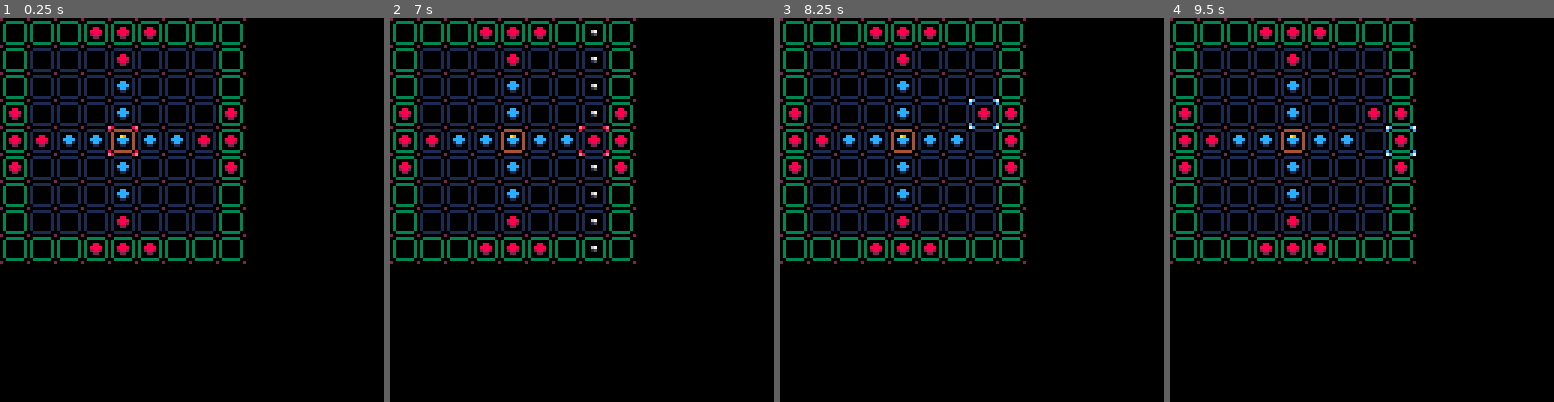
Above: before the commit, frames 1-4 (left to right).
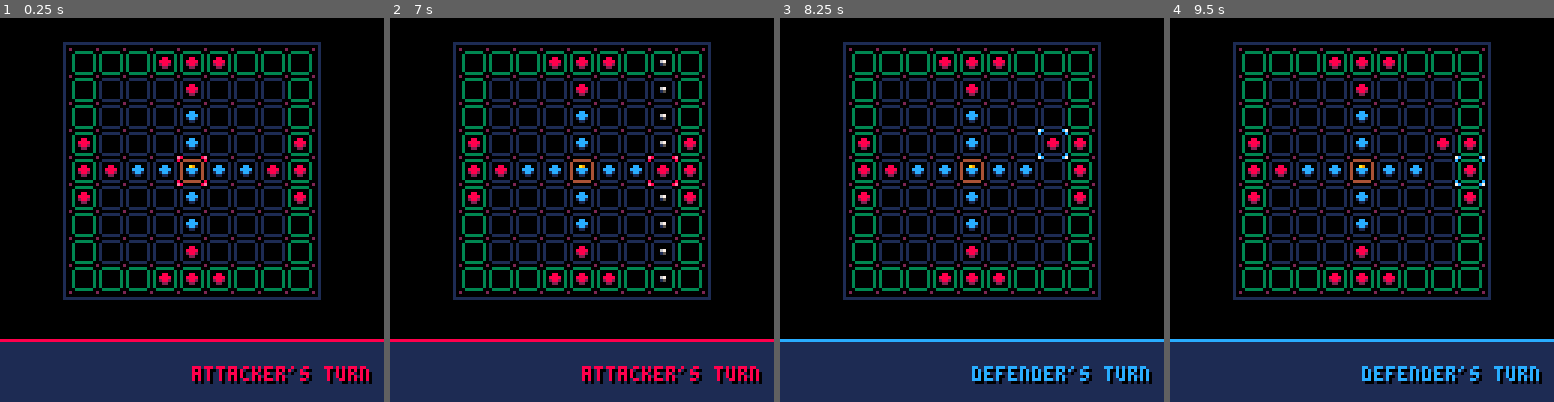
Above: after the commit, the same moments.

Repository: gnalvesteffer/pico8-carts
Game: PICO-8 cartridge tablut.p8
Same seed, same stepped clock (60 frames per second), same inputs: the game is played once before the commit and once after it.
Inputs:
- Up to frame 1 (0.25 s): no input
- Up to frame 2 (7 s): tap X (X key) at 0.33, 1.07, 1.85, 2.97, 4.08, 5.2, 6.32 s; tap O (Z key) at 0.7, 1.7, 2.1, 2.5, 2.9, 3.3, 3.7, 4.1, 4.5, 4.9, 5.3, 5.7, 6.1, 6.5, 6.9 s; hold Right 1.6-2.1 s; hold Up 2.15-2.42 s; hold Right 2.47-3.03 s; hold Left 3.08-3.58 s; hold Down 3.63-3.97 s; hold Right 4.02-4.68 s; hold Up 4.73-5.03 s; hold Left 5.08-5.68 s; hold Down 5.73-6.03 s; hold Right 6.08-6.58 s; hold Right from 6.63 s (still down)
- Up to frame 3 (8.25 s): release Right at 7.13 s; hold Up 7.18-7.45 s; tap O (Z key) at 7.3, 7.7, 8.1 s; tap X (X key) at 7.43 s; hold Right 7.5-8.07 s; hold Left from 8.12 s (still down)
- Up to frame 4 (9.5 s): tap O (Z key) at 8.5, 8.9, 9.3 s; tap X (X key) at 8.55 s; release Left at 8.62 s; hold Down 8.67-9 s; hold Right from 9.05 s (still down)

The runs differ from the first frame. In frame 1, 42% of the frame differs, in the area x 0-100%, y 0-100%; in frame 2, 42%; in frame 3, 42%; in frame 4, 42%.

Commit message:
add ui + center board

Diff:
--- a/tablut.p8
+++ b/tablut.p8
@@ -22,6 +22,9 @@
 end
 
 function draw_board()
+	--border
+	rect(-2,-2,83,83,1)
+
 	for x=0,8 do
 		for y=0,8 do
 			local sprite=1
@@ -359,10 +362,41 @@
 	grid[4][6]=7
 end
 
+function printfx(str,x,y,col)
+	print(str,x+1,y+1,0) --shadow
+	print(str,x,y,col)
+end
+
+function draw_ui()
+	print(debug)
+
+	local team_color=8
+	if is_defender_turn then
+		team_color=12
+	end
+
+	--bottom bar
+	rectfill(0,128,128,128-20,1)
+	line(0,128-21,128,128-21,team_color)
+
+	--current team
+	if is_defender_turn then
+		printfx("defender's turn",64,128-12,team_color)
+	else
+		printfx("attacker's turn",64,128-12,team_color)
+	end
+end
+
 function _draw()
 	cls()
+
+	--center board
+	camera(-4.5*tile_size/2,-10)
 	draw_board()
-	print(debug)
+
+	--recenter ui
+	camera(0,0)
+	draw_ui()
 end
 __gfx__
 00000000200000000200000020000000020000002000000002000000000000000000000000000000000000000000000000000000000000000000000000000000
